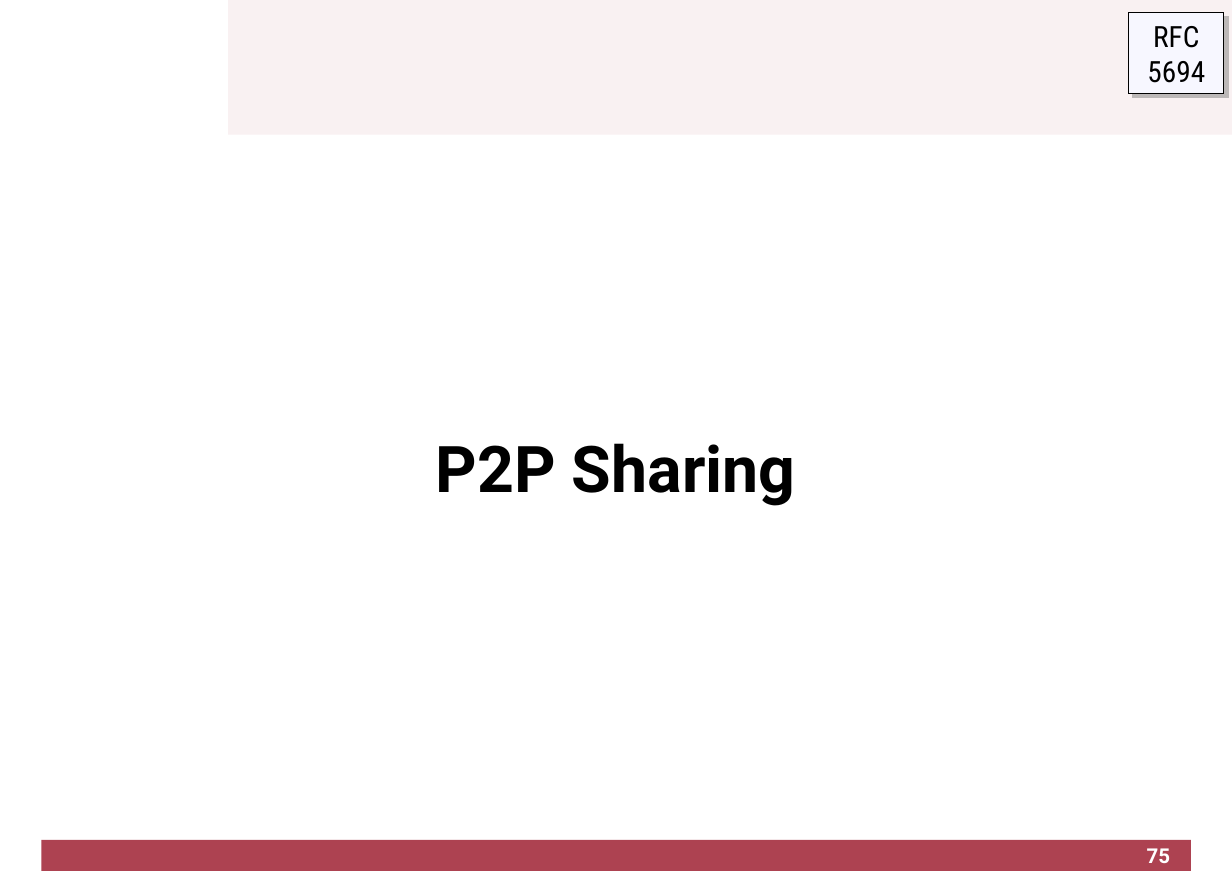
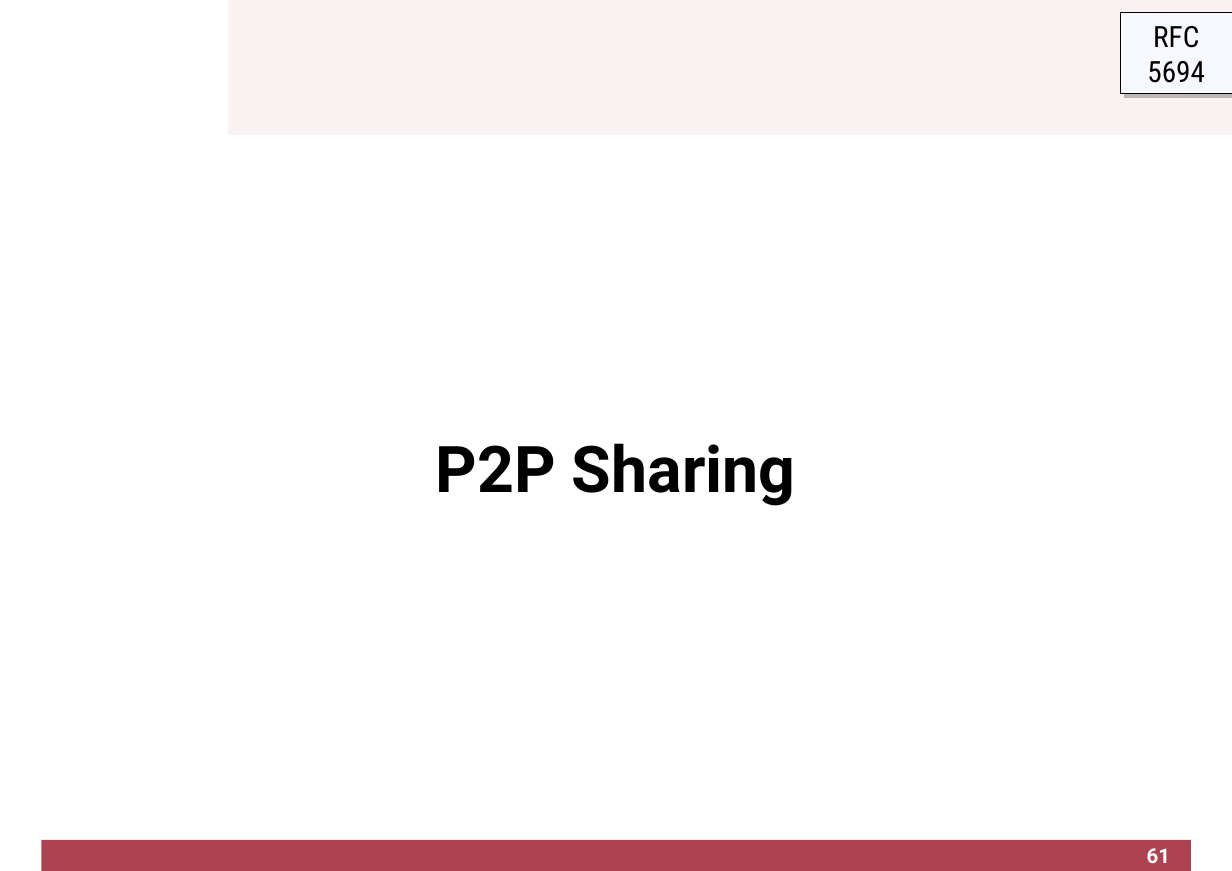
Before and after one commit to cletomartin/redes1, a slide deck: slide 61 of slides/application.odp (slide 75 before the commit). Drawn at 1232x871 pixels with LibreOffice and Linux fonts; fonts in the diff are those of the drawing; background and template pictures are left out. Boxes give left, top, right and bottom in pixels: in the first picture for what was removed or moved away, otherwise in the second. Text is boxed around its words. In the diff, an @@ line names an element or a change of style, - is before the commit and + after.

```diff
--- a/slides/application.odp
+++ b/slides/application.odp
@@ rectangle "RFC": place and size @@
-rectangle "RFC" at (1129, 13, 1224, 94)
+rectangle "RFC" at (1120, 13, 1232, 94)
@@ page number at (1147, 848, 1171, 863): text changed @@
-75
+61
```
Also in this commit, not shown: 7 other slides changed, 14 slides removed, 5 other files.
